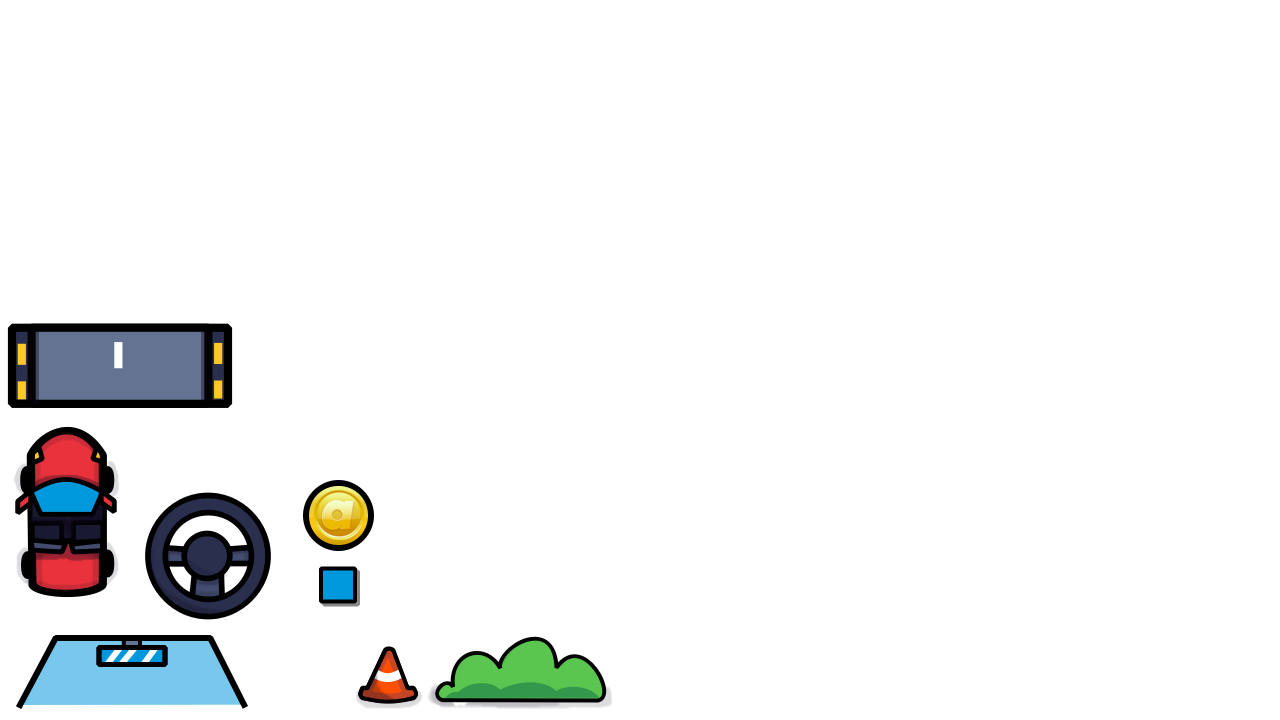
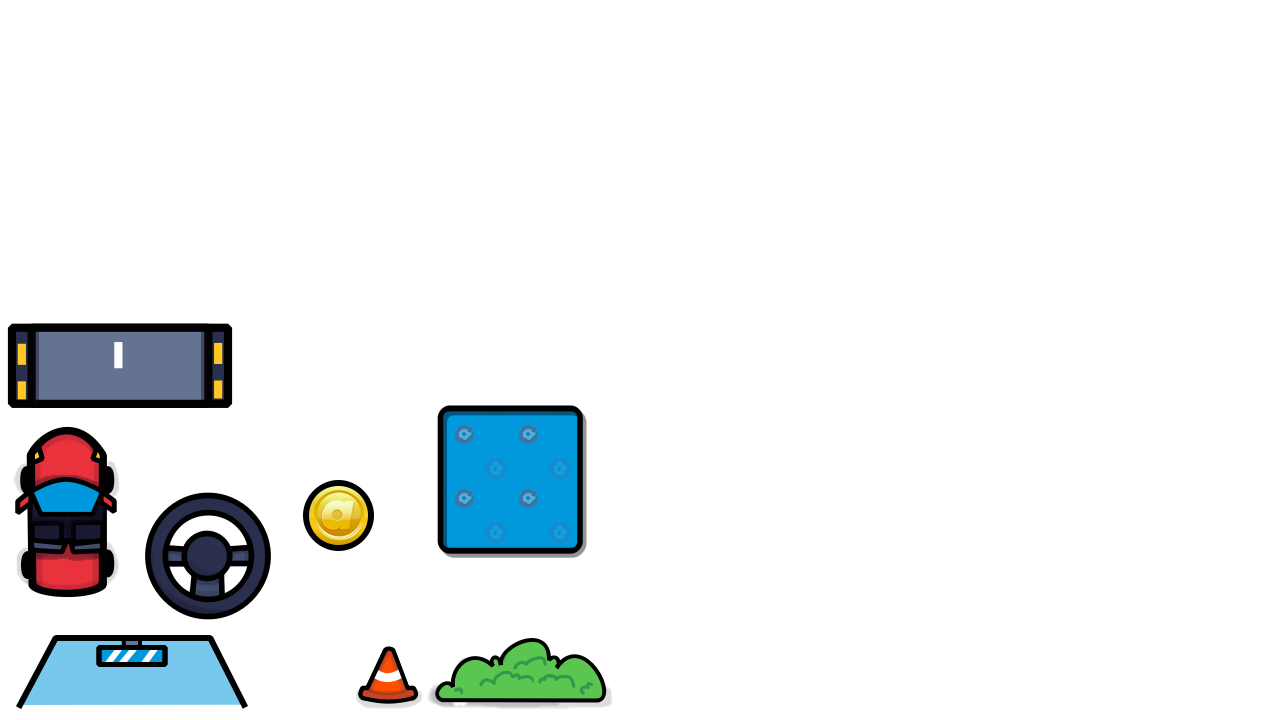
The second (1280, 720) image is a revision of the first. Changes to its layers:
painted on "Paint Layer 4" over [319, 405, 600, 700]
